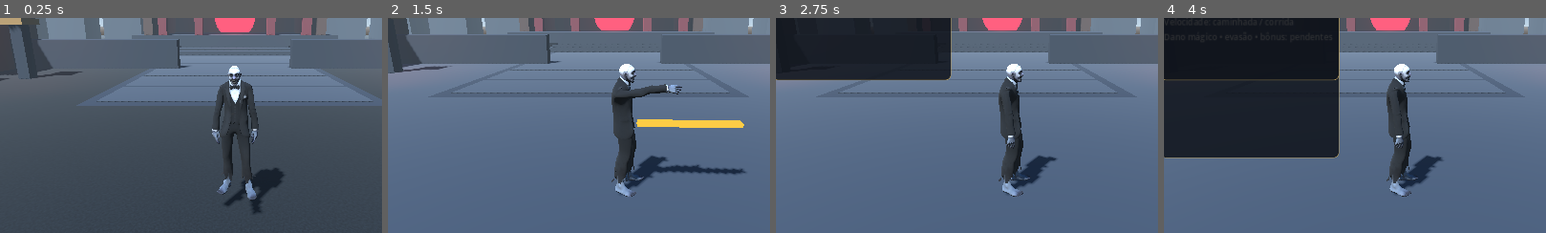
Above: before the commit, frames 1-4 (left to right).
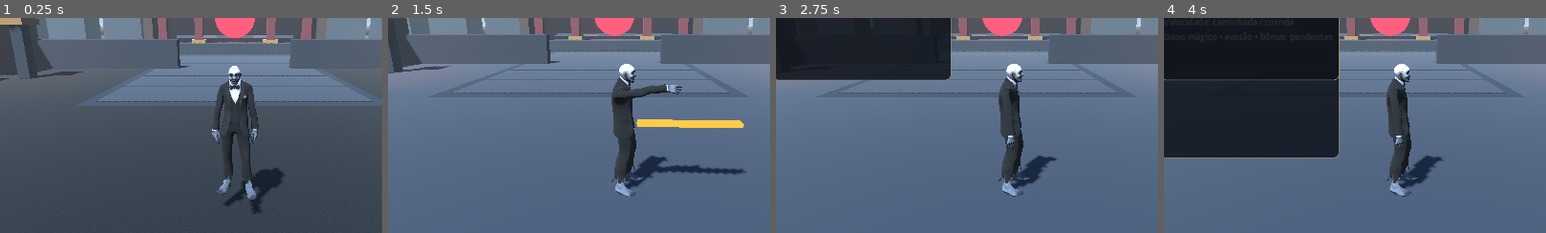
Above: after the commit, the same moments.

Repository: lolprogif/LolPRO-ON
Game: Godot game, scene res://World.tscn
The game is run twice, just before and just after one commit, with the same random seed, the same clock (stepped at 60 frames per second) and the same inputs. This scene is started directly instead of the project's main scene.
Inputs (mouse positions are % of the whole screen's width and height, from its top left):
- Up to frame 1 (0.25 s): no input
- Up to frame 2 (1.5 s): tap Enter at 0.5 s; move the mouse to (72, 45) at 0.52 s; hold D 0.53-1.25 s; tap I at 0.6 s; click (72, 45) at 0.67 s; tap Space at 0.77 s; drag from (30, 55) to (45, 70) at 1.27 s
- Up to frame 3 (2.75 s): click "Missões" at 2 s
- Up to frame 4 (4 s): click "Poção" at 2.75 s; click "Personagem" at 3.5 s
The pictures show only the part of the screen within x 19-69%, y 31-81%; the shares and areas given below are measured in that part.

The runs differ from the first frame. In frame 1, 2.0% of the frame differs, in the area x 34-89%, y 6-18%; in frame 2, 1.7%; in frame 3, 1.4%; in frame 4, 1.4%.

Commit message:
Make Valoria temple entrance traversable with continuous ramp and nonblocking steps

Diff:
--- a/world.gd
+++ b/world.gd
@@ -416,10 +416,21 @@
 	for i in range(6):
 		map_box("RoadTile", Vector3(0,0.015,-8.0-float(i)*3.0), Vector3(11,0.02,2.7), stone, false)
 	# Entrance stairs.
+	# Decorative steps sit over a continuous walkable ramp; they do not block the player.
 	for i in range(5):
-		map_box("TempleStep", Vector3(0,0.22+float(i)*0.24,-26.0-float(i)*0.72), Vector3(13.0-float(i)*0.8,0.42,2.0), dark_stone)
+		map_box("TempleStep", Vector3(0,0.11+float(i)*0.22,-31.9+float(i)*1.0), Vector3(13.0-float(i)*0.8,0.22,1.0), dark_stone, false)
+	var ramp_body := StaticBody3D.new()
+	ramp_body.name = "TempleAccessRamp"
+	ramp_body.position = Vector3(0,0.55,-29.5)
+	ramp_body.rotation.x = atan(1.1/6.0)
+	var ramp_collision := CollisionShape3D.new()
+	var ramp_shape := BoxShape3D.new()
+	ramp_shape.size = Vector3(12.0,0.22,6.0)
+	ramp_collision.shape = ramp_shape
+	ramp_body.add_child(ramp_collision)
+	add_child(ramp_body)
 	# Main temple platform, columns and walls.
-	map_box("TempleFoundation", Vector3(0,1.45,-34), Vector3(22,1.1,15), dark_stone)
+	map_box("TempleFoundation", Vector3(0,0.55,-34), Vector3(22,1.1,15), dark_stone)
 	map_box("TempleBackWall", Vector3(0,5.1,-40.5), Vector3(19,7.0,1.0), wood)
 	map_box("TempleLeftWall", Vector3(-9.5,4.0,-34), Vector3(1.0,5.5,13), wood)
 	map_box("TempleRightWall", Vector3(9.5,4.0,-34), Vector3(1.0,5.5,13), wood)
